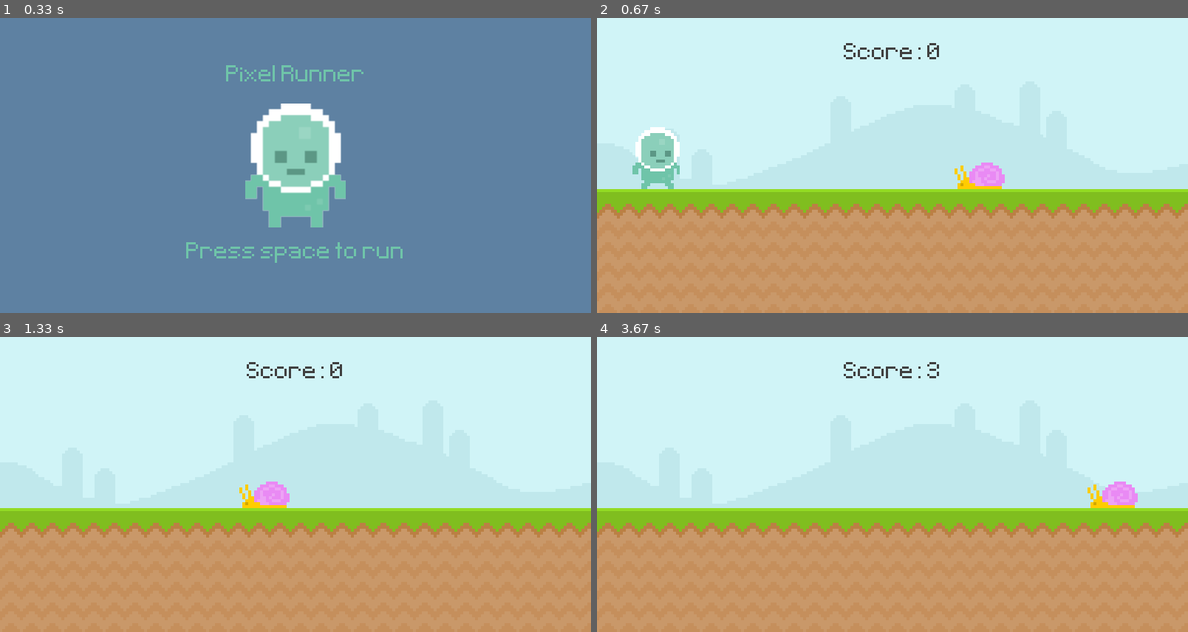
Above: before the commit, frames 1-4 (two rows, left to right).
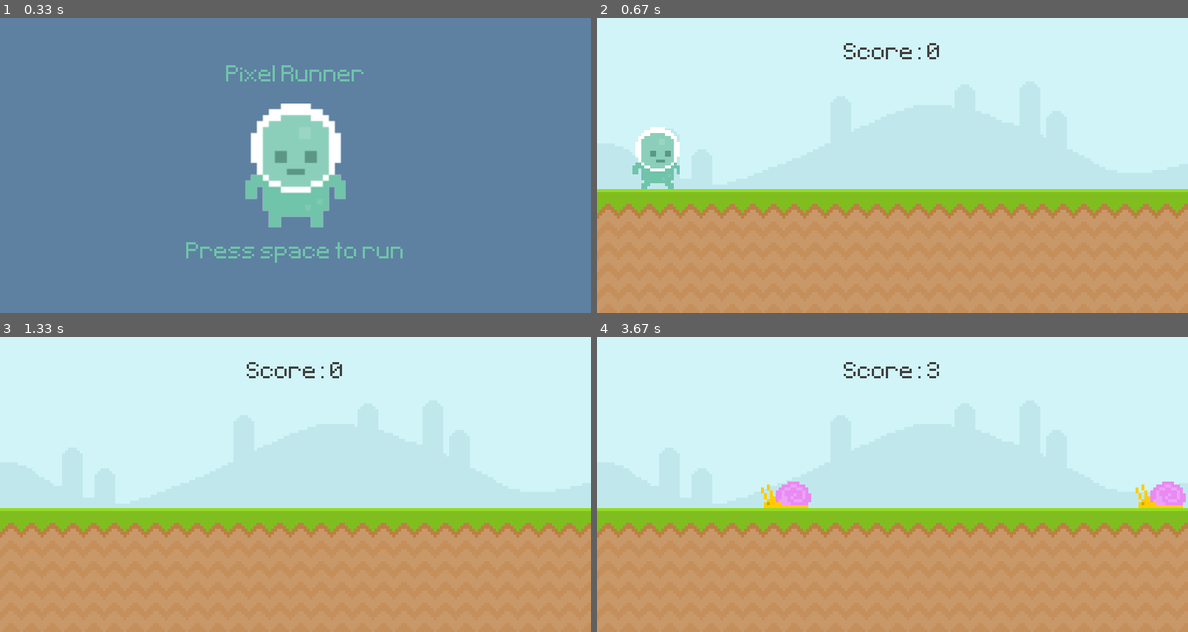
Above: after the commit, the same moments.

Repository: sunkgrub/PygameTest
Game: pygame game, started from PygameTest/main.py
Same seed, same stepped clock (60 frames per second), same inputs: the game is played once before the commit and once after it.
Inputs (mouse positions are in pixels of both pictures, inside the frame that each line leads up to):
- Up to frame 1 (0.33 s): no input
- Up to frame 2 (0.67 s): tap Space at 0.33 s
- Up to frame 3 (1.33 s): click (59, 478) at 0.72 s; click (59, 351) at 1.05 s
- Up to frame 4 (3.67 s): click (656, 478) at 1.88 s; click (656, 351) at 2.22 s; click (656, 478) at 3.05 s; click (656, 351) at 3.38 s

Frame 1 is identical in both runs. In frame 2, 0.6% of the frame differs, in the area x 60-69%, y 49-58%; in frame 3, 0.6%; in frame 4, 1.7%, in the area x 27-100%, y 49-58%.

Commit message:
Updated main.py

Diff:
--- a/PygameTest/main.py
+++ b/PygameTest/main.py
@@ -1,5 +1,6 @@
 import pygame
 from sys import exit
+from random import randint
 
 def display_score():
     current_time = (pygame.time.get_ticks() - start_time) // 1000
@@ -8,6 +9,14 @@
     screen.blit(score_surf, score_rect)
     return current_time
 
+def obstacle_movement(obstacle_list):
+    if obstacle_list:
+        for obstacle_rect in obstacle_list:
+            obstacle_rect.x -= 5
+            screen.blit(snail_surf, obstacle_rect)
+        return obstacle_list
+    else:
+        return []
 
 # Initialize the game
 pygame.init()
@@ -34,6 +43,8 @@
 snail_surf = pygame.image.load('graphics/snail/snail1.png').convert_alpha()
 snail_rect = snail_surf.get_rect(midbottom=(600, ground_rect.top))
 
+obstacle_rect_list = []
+
 player_surf = pygame.image.load('graphics/Player/player_walk_1.png').convert_alpha()
 player_rect = player_surf.get_rect(midbottom=(80, 300))
 player_gravity = 0
@@ -51,7 +62,7 @@
 
 #Timer
 obstacle_timer = pygame.USEREVENT + 1
-pygame.time.set_timer(obstacle_timer, 1500)
+pygame.time.set_timer(obstacle_timer, 1400)
 
 while True:
     for event in pygame.event.get():
@@ -69,6 +80,10 @@
                 if player_rect.collidepoint(event.pos):
                     player_gravity = -20
 
+            if event.type == obstacle_timer:
+                obstacle_rect_list.append(snail_surf.get_rect(bottomright=(randint(900, 1100), ground_rect.top)))
+                print("Snail!")
+                print(obstacle_rect_list)
         else:
             if event.type == pygame.KEYDOWN and event.key == pygame.K_SPACE:
                 snail_rect.midbottom = (600, ground_rect.top)
@@ -88,17 +103,15 @@
         # pygame.draw.rect(screen, '#c0e8ec', border_rect, 10)
         # screen.blit(score_surf, score_rect)
 
-        snail_rect.x -= 4
-        if snail_rect.x <= -100:
-            snail_rect.x = 800
-        screen.blit(snail_surf, snail_rect)
-
         # Player
         player_gravity += 1
         player_rect.y += player_gravity
         if player_rect.bottom > ground_rect.top:
             player_rect.bottom = ground_rect.top
         screen.blit(player_surf, player_rect)
+
+        # Obstacle movement
+        object_rec_list = obstacle_movement(obstacle_rect_list)
 
         # collision
         if snail_rect.colliderect(player_rect):
